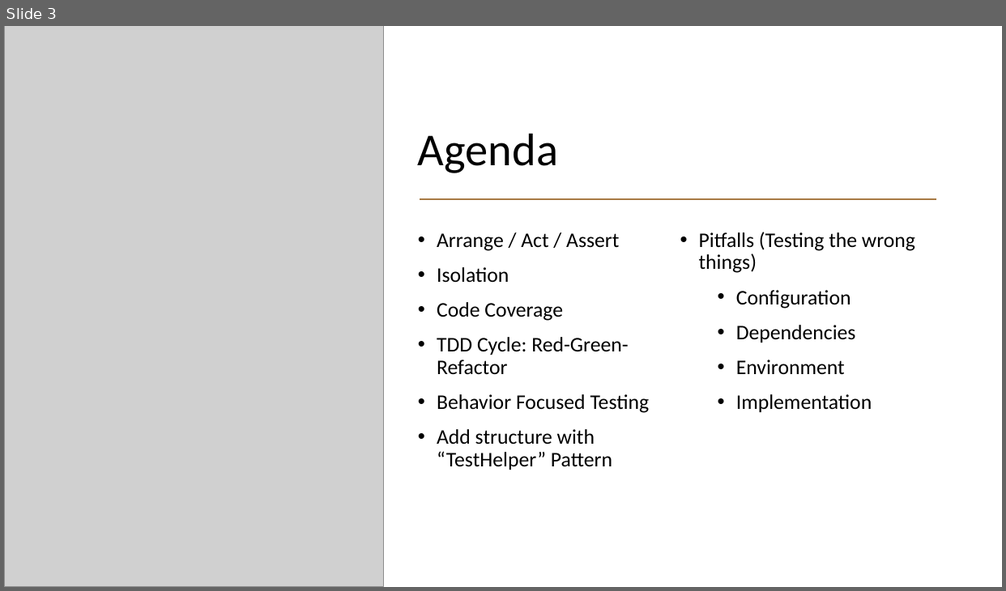
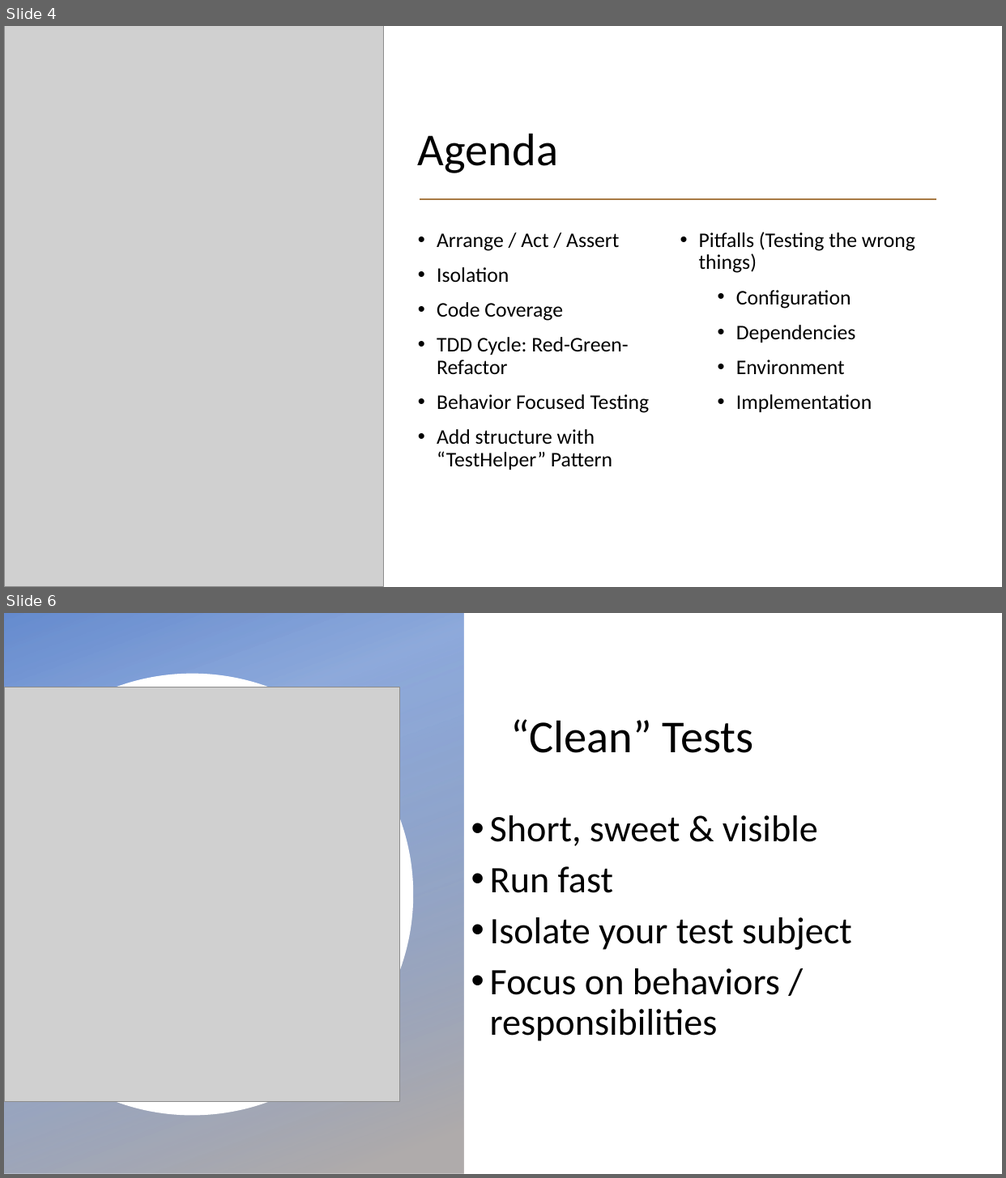
Before and after one commit to wschroder/UnitTestingDemo.GitHub, a slide deck: Effective Unit Testing.pptx. Shown one above the other, each under a label of ours: slide 3 before the commit, slides 4 and 6 after it; the slides between them are not shown. The pictures are 1006x591 and 1006x1178 pixels, drawn with LibreOffice and Linux fonts; fonts in the diff are those of the drawing; grey boxes stand for pictures; background and template pictures are left out. Boxes give left, top, right and bottom in pixels: in the first picture for what was removed or moved away, otherwise in the second. Text is boxed around its words. In the diff, an @@ line names an element or a change of style, - is before the commit and + after.

```diff
--- a/Effective Unit Testing.pptx
+++ b/Effective Unit Testing.pptx
@@ slide 6 added at (4,613,1002,1174), background picture (left out) @@
@@ rectangle added at (4,613,463,1174), fill gradient #4472C4 to #AFABAB @@
@@ freeform shape added at (4,674,414,1116), fill #FFFFFF @@
@@ picture added at (4,687,400,1102) @@
@@ title added at (510,719,754,753), 44 pt, text #000000 @@
+“Clean” Tests
@@ text added at (490,815,852,1041), 36 pt, text #000000 @@
+• Short, sweet & visible
+• Run fast
+• Isolate your test subject
+• Focus on behaviors / responsibilities
@@ what was slide 3 is now slide 4 @@
```
Also in this commit, not shown: 12 slides changed, 2 other slides added.
